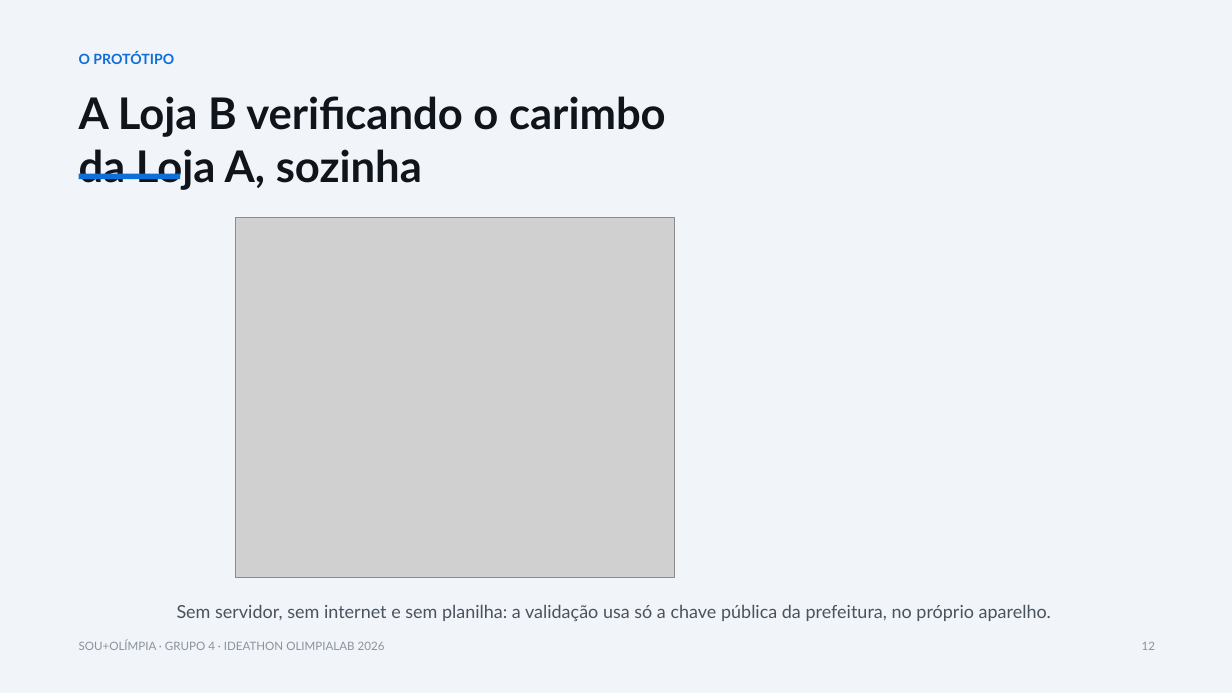
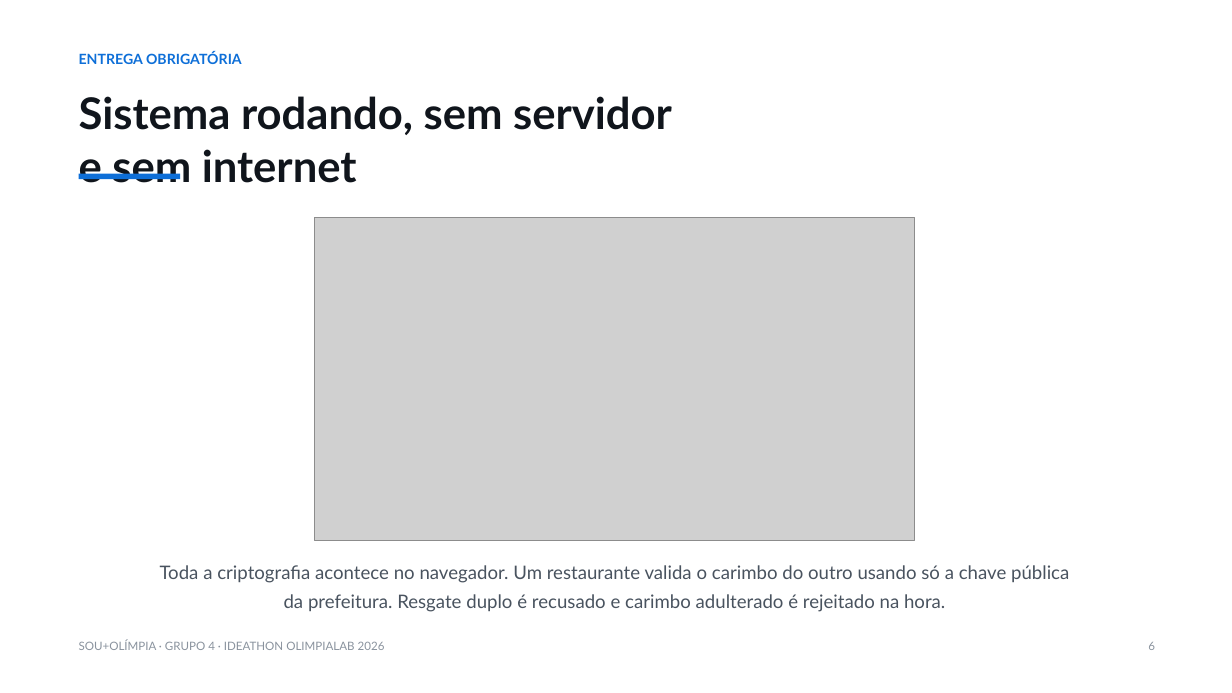
Before and after one commit to ReCroffi/Ideathon_grupo2, a slide deck: slide 6 of SouMaisOlimpia-pitch.pptx (slide 12 before the commit). Drawn at 1232x693 pixels with LibreOffice and Linux fonts; fonts in the diff are those of the drawing; grey boxes stand for pictures. Boxes give left, top, right and bottom in pixels: in the first picture for what was removed or moved away, otherwise in the second. Text is boxed around its words. In the diff, an @@ line names an element or a change of style, - is before the commit and + after.

```diff
--- a/SouMaisOlimpia-pitch.pptx
+++ b/SouMaisOlimpia-pitch.pptx
@@ rectangle removed at (0,0,1232,693) @@
@@ text at (79,52,242,64): text changed @@
-O PROTÓTIPO
+ENTREGA OBRIGATÓRIA
@@ text at (79,96,672,183): text changed @@
-A Loja B verificando o carimbo
-da Loja A, sozinha
+Sistema rodando, sem servidor
+e sem internet
@@ picture: place and size @@
-picture at (236,217,675,578)
+picture at (314,217,915,541)
@@ text at (160,565,1069,612): text changed; size 14 to 14.5 pt @@
-Sem servidor, sem internet e sem planilha: a validação usa só a chave pública da prefeitura, no próprio aparelho.
+Toda a criptografia acontece no navegador. Um restaurante valida o carimbo do outro usando só a chave pública
+da prefeitura. Resgate duplo é recusado e carimbo adulterado é rejeitado na hora.
@@ text at (1148,642,1155,650): text changed @@
-12
+6
```
Also in this commit, not shown: 4 other slides changed, 4 slides added, 9 slides removed, 28 other files.
